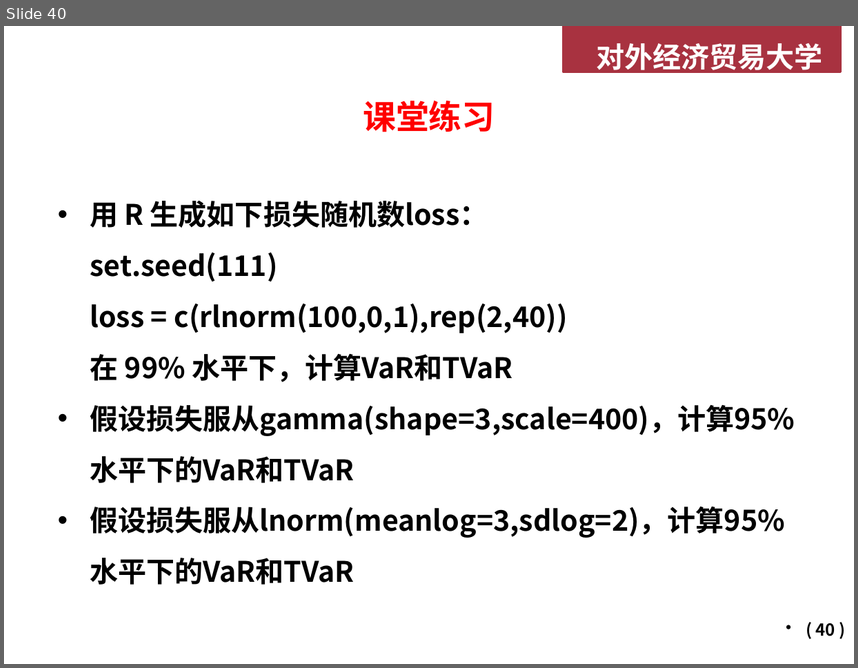
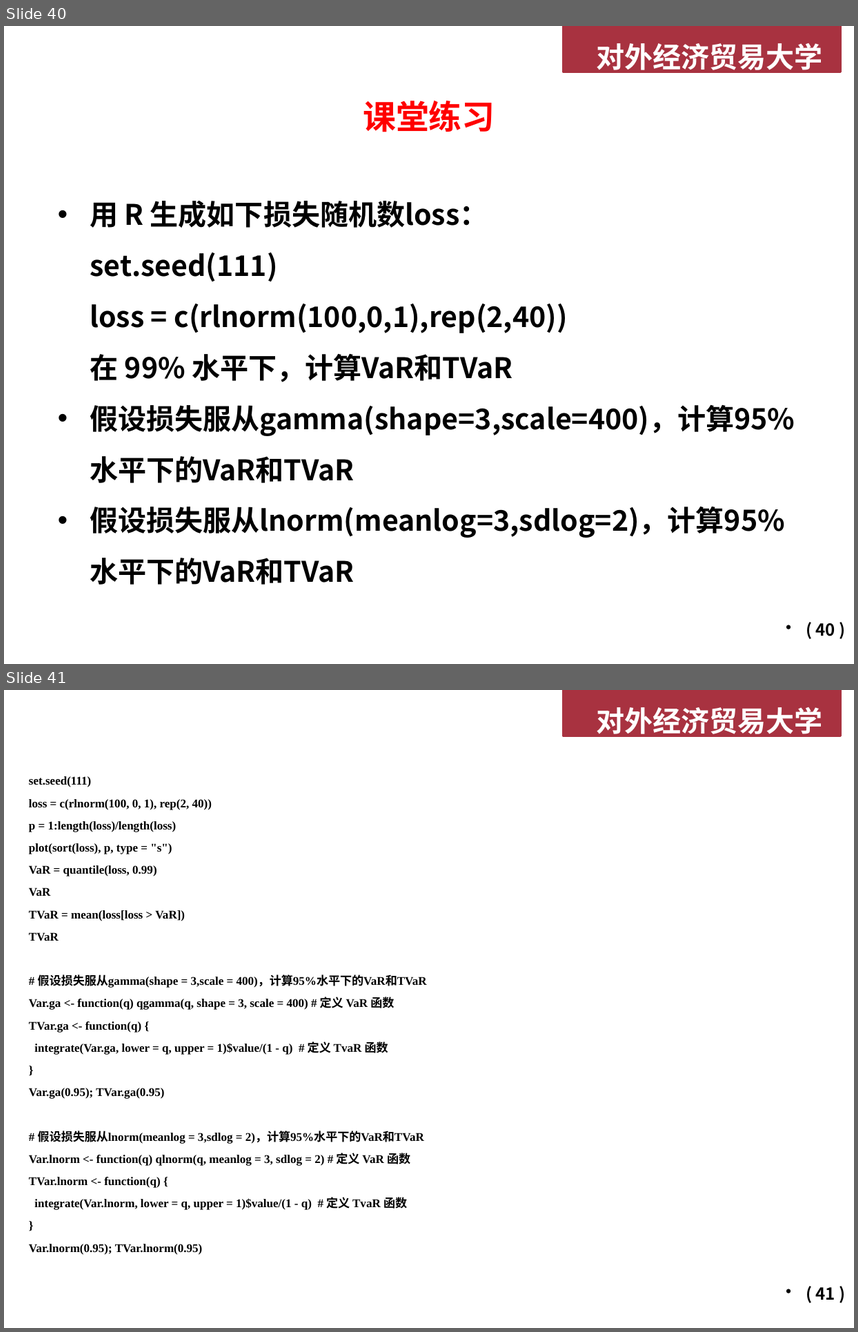
Before and after one commit to lizhengxiao/Non-life-Insurance-Actuarial-Science, a slide deck: Lectures/Week 2 - 风险度量基础.pptx. Shown one above the other, each under a label of ours: slide 40 before the commit, slides 40 and 41 after it. The pictures are 858x668 and 858x1332 pixels, drawn with LibreOffice and Linux fonts; fonts in the diff are those of the drawing; background and template pictures are left out. Boxes give left, top, right and bottom in pixels: in the first picture for what was removed or moved away, otherwise in the second. Text is boxed around its words. In the diff, an @@ line names an element or a change of style, - is before the commit and + after.

```diff
--- a/Lectures/Week 2 - 风险度量基础.pptx
+++ b/Lectures/Week 2 - 风险度量基础.pptx
@@ slide 41 added at (x1=4, y1=690, x2=854, y2=1328), background #FFFFFF; not listed: 2 template elements that a slide beside it also shows @@
@@ text added at (x1=29, y1=776, x2=427, y2=1254), 10 pt, text #000000, bold @@
+set.seed(111)
+loss = c(rlnorm(100, 0, 1), rep(2, 40))
+p = 1:length(loss)/length(loss)
+plot(sort(loss), p, type = "s")
+VaR = quantile(loss, 0.99)
+VaR
+TVaR = mean(loss[loss > VaR])
+TVaR
+# 假设损失服从gamma(shape = 3,scale = 400)，计算95%水平下的VaR和TVaR
+Var.ga <- function(q) qgamma(q, shape = 3, scale = 400) # 定义 VaR 函数
+TVar.ga <- function(q) {
+integrate(Var.ga, lower = q, upper = 1)$value/(1 - q) # 定义 TvaR 函数
+}
+Var.ga(0.95); TVar.ga(0.95)
+# 假设损失服从lnorm(meanlog = 3,sdlog = 2)，计算95%水平下的VaR和TVaR
+Var.lnorm <- function(q) qlnorm(q, meanlog = 3, sdlog = 2) # 定义 VaR 函数
+TVar.lnorm <- function(q) {
+integrate(Var.lnorm, lower = q, upper = 1)$value/(1 - q) # 定义 TvaR 函数
+}
+Var.lnorm(0.95); TVar.lnorm(0.95)
@@ page number added at (x1=816, y1=1287, x2=835, y2=1299), 14 pt, text #000000 @@
+( 41 )
```
Also in this commit, not shown: 12 slides changed, 1 other file.
